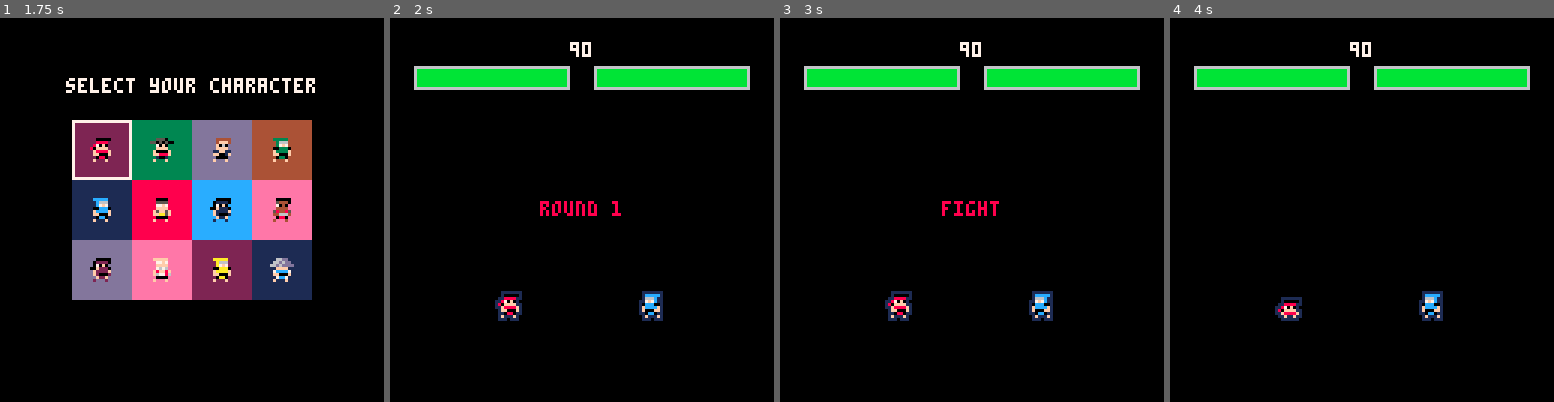
Above: before the commit, frames 1-4 (left to right).
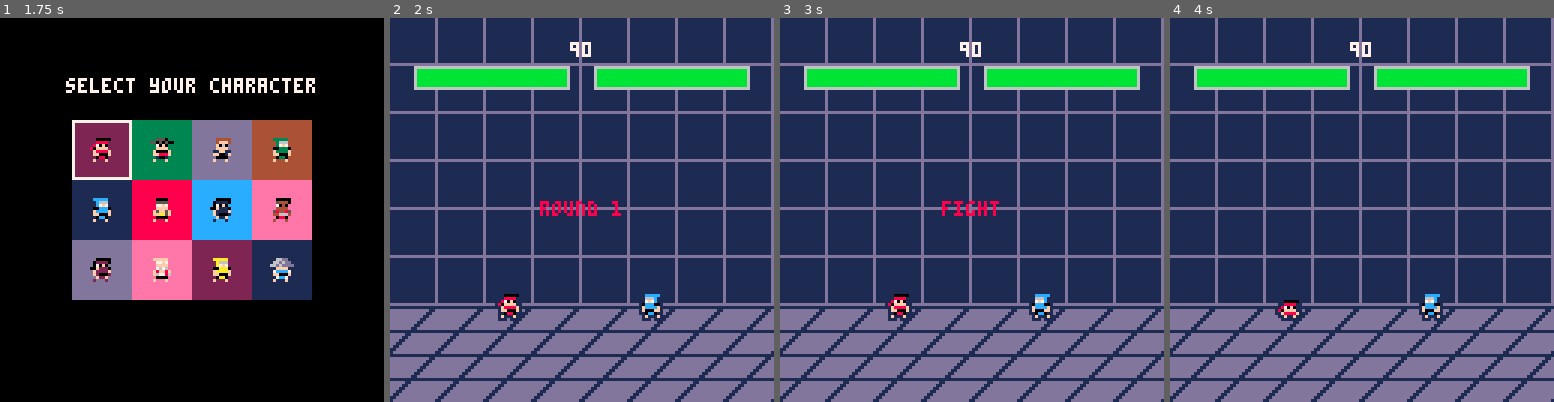
Above: after the commit, the same moments.

Repository: nascimento-cesar/pico-kombat-2
Game: PICO-8 cartridge shaolin-monks/shaolin-monks.p8
Two runs of this game, one before a commit and one after it. Both use one fixed random seed, a clock stepped at 60 frames per second and the inputs below.
Inputs:
- Up to frame 1 (1.75 s): tap X (X key) at 0.33, 1.07 s; tap O (Z key) at 0.7, 1.7 s; hold Right from 1.6 s (still down)
- Up to frame 2 (2 s): keep holding Right; tap X (X key) at 1.85 s
- Up to frame 3 (3 s): release Right at 2.1 s; tap O (Z key) at 2.1, 2.5, 2.9 s; hold Up 2.15-2.42 s; hold Right from 2.47 s (still down); tap X (X key) at 2.97 s
- Up to frame 4 (4 s): release Right at 3.03 s; hold Left 3.08-3.58 s; tap O (Z key) at 3.3, 3.7 s; hold Down 3.63-3.97 s

Frame 1 is identical in both runs. In frame 2, 93% of the frame differs, in the area x 0-100%, y 0-100%; in frame 3, 94%; in frame 4, 94%.

Commit message:
fix(shaolin-monks): fix bugs from todo list

Diff:
--- a/shaolin-monks/core/init.lua
+++ b/shaolin-monks/core/init.lua
@@ -8,7 +8,7 @@
 end
 
 function define_global_constants()
-  action_stack_timeout, backward, forward, frozen_body_pal_m …(261 unchanged characters)… c", "p0c1c2c374c5c6c8c9cacbcdcecfc", 3, 1, 126, 0, 1, 4, 3, 90, 8, 8, 2, 1, 3, 92, 2, 64
+  action_stack_timeout, backward, forward, frozen_body_pal_m …(261 unchanged characters)… c", "p0c1c2c374c5c6c8c9cacbcdcecfc", 3, 0, 127, 0, 1, 4, 3, 90, 8, 8, 2, 1, 3, 92, 2, 64
   ground_actions_map, aerial_actions_map, round_timers = string_to_hash("⬅️,➡️,⬆️,⬇️,➡️⬆️,⬅️⬆️,➡️⬇️,⬅️⬇️,🅾️,⬇️🅾️,❎,⬅️❎, …(239 unchanged characters)…
 end
 
@@ -29,7 +29,7 @@
 end
 
 function define_actions(attr_list)
-  local actions, attr_list, attr_keys = {}, split(attr_list  …(1448 unchanged characters)… f,f,f,f,t,f,f,f,f,t,f;sweep,n,18,10,5,2,attack,n,swept,n,#$4/1/0/1|$25/2/0/1|$26/3/-1/ …(980 unchanged characters)…
+  local actions, attr_list, attr_keys = {}, split(attr_list  …(1448 unchanged characters)… f,f,f,f,t,f,f,f,f,t,f;sweep,n,18,10,5,2,sweep,n,swept,n,#$4/1/0/1|$25/2/0/1|$26/3/-1/ …(980 unchanged characters)…
 
   for i, attrs in ipairs(attr_list) do
     attrs = split(attrs)
--- a/shaolin-monks/shaolin-monks.p8
+++ b/shaolin-monks/shaolin-monks.p8
@@ -281,121 +281,121 @@
 
 
 __map__
-0000000000000000000000000000000000000000000000000000000000000000000000000000000000000000000000000000000000000000000000000000000000000000000000000000000000000000000000000000000000000000000000000000000000000000000000000000000000000000000000000000000000000000
-0000000000000000000000000000000000000000000000000000000000000000000000000000000000000000000000000000000000000000000000000000000000000000000000000000000000000000000000000000000000000000000000000000000000000000000000000000000000000000000000000000000000000000
-00000000000000000000000000000000ebebebebebebebebebebebebebebebeb000000000000000000000000000000000000000000000000000000000000000000000000000000000000000000000000000000000000000000000000000000000000000000000000000000000000000000000000000000000000000000000000
-00000000000000000000000000000000fbfbfbfbfbfbfbfbfbfbfbfbfbfbfbfb000000000000000000000000000000000000000000000000000000000000000000000000000000000000000000000000000000000000000000000000000000000000000000000000000000000000000000000000000000000000000000000000
-00000000000000000000000000000000fbfbfbfbfbfbfbfbfbfbfbfbfbfbfbfb000000000000000000000000000000000000000000000000000000000000000000000000000000000000000000000000000000000000000000000000000000000000000000000000000000000000000000000000000000000000000000000000
-00000000000000000000000000000000fbfbe9eafbfbfbfbfbfbfbfbfbfbfbfb000000000000000000000000000000000000000000000000000000000000000000000000000000000000000000000000000000000000000000000000000000000000000000000000000000000000000000000000000000000000000000000000
-00000000000000000000000000000000fbfbf9fafbfbfbfbfbfbfbfbfbfbfbfb000000000000000000000000000000000000000000000000000000000000000000000000000000000000000000000000000000000000000000000000000000000000000000000000000000000000000000000000000000000000000000000000
-00000000000000000000000000000000fbfbfbfbfbfbfbfbfbfbfbfbfbfbfbfb000000000000000000000000000000000000000000000000000000000000000000000000000000000000000000000000000000000000000000000000000000000000000000000000000000000000000000000000000000000000000000000000
-00000000000000000000000000000000fbfbfbe1e2fbf1e1e2fbfbe1e2fbfbfb000000000000000000000000000000000000000000000000000000000000000000000000000000000000000000000000000000000000000000000000000000000000000000000000000000000000000000000000000000000000000000000000
-00000000000000000000000000000000eeeeeeecedeeeeecedeeeeecedeeeeee000000000000000000000000000000000000000000000000000000000000000000000000000000000000000000000000000000000000000000000000000000000000000000000000000000000000000000000000000000000000000000000000
-00000000000000000000000000000000fbfbfbfcfdfbfbfcfdfbfbfcfdfbfbfb000000000000000000000000000000000000000000000000000000000000000000000000000000000000000000000000000000000000000000000000000000000000000000000000000000000000000000000000000000000000000000000000
-00000000000000000000000000000000fbfbfbfcfdfbfbfcfdfbfbfcfdfbfbfb000000000000000000000000000000000000000000000000000000000000000000000000000000000000000000000000000000000000000000000000000000000000000000000000000000000000000000000000000000000000000000000000
-00000000000000000000000000000000efefefefefefefefefefefefefefefef000000000000000000000000000000000000000000000000000000000000000000000000000000000000000000000000000000000000000000000000000000000000000000000000000000000000000000000000000000000000000000000000
-00000000000000000000000000000000fbfbfbfbfbfbfbfbfbfbfbfbfbfbfbfb000000000000000000000000000000000000000000000000000000000000000000000000000000000000000000000000000000000000000000000000000000000000000000000000000000000000000000000000000000000000000000000000
-00000000000000000000000000000000fbfbfbfbfbfbfbfbfbfbfbfbfbfbfbfb000000000000000000000000000000000000000000000000000000000000000000000000000000000000000000000000000000000000000000000000000000000000000000000000000000000000000000000000000000000000000000000000
-00000000000000000000000000000000fbfbfbfbfbfbfbfbfbfbfbfbfbfbfbfb000000000000000000000000000000000000000000000000000000000000000000000000000000000000000000000000000000000000000000000000000000000000000000000000000000000000000000000000000000000000000000000000
-…(102 lines of a section not shown)…
+c2c3c2c3c2c3c2c3c2c3c2c3c2c3c2c300000000000000000000000000000000000000000000000000000000000000000000000000000000000000000000000000000000000000000000000000000000000000000000000000000000000000000000000000000000000000000000000000000000000000000000000000000000
+d2d3d2d3d2d3d2d3d2d3d2d3d2d3d2d300000000000000000000000000000000000000000000000000000000000000000000000000000000000000000000000000000000000000000000000000000000000000000000000000000000000000000000000000000000000000000000000000000000000000000000000000000000
+c2c3c2c3c2c3c2c3c2c3c2c3c2c3c2c3ebebebebebebebebebebebebebebebeb000000000000000000000000000000000000000000000000000000000000000000000000000000000000000000000000000000000000000000000000000000000000000000000000000000000000000000000000000000000000000000000000
+d2d3d2d3d2d3d2d3d2d3d2d3d2d3d2d3fbfbfbfbfbfbfbfbfbfbfbfbfbfbfbfb000000000000000000000000000000000000000000000000000000000000000000000000000000000000000000000000000000000000000000000000000000000000000000000000000000000000000000000000000000000000000000000000
+c2c3c2c3c2c3c2c3c2c3c2c3c2c3c2c3fbfbfbfbfbfbfbfbfbfbfbfbfbfbfbfb000000000000000000000000000000000000000000000000000000000000000000000000000000000000000000000000000000000000000000000000000000000000000000000000000000000000000000000000000000000000000000000000
+d2d3d2d3d2d3d2d3d2d3d2d3d2d3d2d3fbfbe9eafbfbfbfbfbfbfbfbfbfbfbfb000000000000000000000000000000000000000000000000000000000000000000000000000000000000000000000000000000000000000000000000000000000000000000000000000000000000000000000000000000000000000000000000
+c2c3c2c3c2c3c2c3c2c3c2c3c2c3c2c3fbfbf9fafbfbfbfbfbfbfbfbfbfbfbfb000000000000000000000000000000000000000000000000000000000000000000000000000000000000000000000000000000000000000000000000000000000000000000000000000000000000000000000000000000000000000000000000
+d2d3d2d3d2d3d2d3d2d3d2d3d2d3d2d3fbfbfbfbfbfbfbfbfbfbfbfbfbfbfbfb000000000000000000000000000000000000000000000000000000000000000000000000000000000000000000000000000000000000000000000000000000000000000000000000000000000000000000000000000000000000000000000000
+c2c3c2c3c2c3c2c3c2c3c2c3c2c3c2c3fbfbfbe1e2fbf1e1e2fbfbe1e2fbfbfb000000000000000000000000000000000000000000000000000000000000000000000000000000000000000000000000000000000000000000000000000000000000000000000000000000000000000000000000000000000000000000000000
+d2d3d2d3d2d3d2d3d2d3d2d3d2d3d2d3eeeeeeecedeeeeecedeeeeecedeeeeee000000000000000000000000000000000000000000000000000000000000000000000000000000000000000000000000000000000000000000000000000000000000000000000000000000000000000000000000000000000000000000000000
+c2c3c2c3c2c3c2c3c2c3c2c3c2c3c2c3fbfbfbfcfdfbfbfcfdfbfbfcfdfbfbfb000000000000000000000000000000000000000000000000000000000000000000000000000000000000000000000000000000000000000000000000000000000000000000000000000000000000000000000000000000000000000000000000
+d2d3d2d3d2d3d2d3d2d3d2d3d2d3d2d3fbfbfbfcfdfbfbfcfdfbfbfcfdfbfbfb000000000000000000000000000000000000000000000000000000000000000000000000000000000000000000000000000000000000000000000000000000000000000000000000000000000000000000000000000000000000000000000000
+c4c5c4c5c4c5c4c5c4c5c4c5c4c5c4c5efefefefefefefefefefefefefefefef000000000000000000000000000000000000000000000000000000000000000000000000000000000000000000000000000000000000000000000000000000000000000000000000000000000000000000000000000000000000000000000000
+c5c4c5c4c5c4c5c4c5c4c5c4c5c4c5c4fbfbfbfbfbfbfbfbfbfbfbfbfbfbfbfb000000000000000000000000000000000000000000000000000000000000000000000000000000000000000000000000000000000000000000000000000000000000000000000000000000000000000000000000000000000000000000000000
+c4c5c4c5c4c5c4c5c4c5c4c5c4c5c4c5fbfbfbfbfbfbfbfbfbfbfbfbfbfbfbfb000000000000000000000000000000000000000000000000000000000000000000000000000000000000000000000000000000000000000000000000000000000000000000000000000000000000000000000000000000000000000000000000
+c5c4c5c4c5c4c5c4c5c4c5c4c5c4c5c4fbfbfbfbfbfbfbfbfbfbfbfbfbfbfbfb000000000000000000000000000000000000000000000000000000000000000000000000000000000000000000000000000000000000000000000000000000000000000000000000000000000000000000000000000000000000000000000000
+…(102 lines of a section not shown)…
--- a/shaolin-monks/shared/update.lua
+++ b/shaolin-monks/shared/update.lua
@@ -44,12 +44,12 @@
   return p.st_timers[st] > 0
 end
 
-function is_limit_left(x, tollerance)
-  return x <= map_min_x - (tollerance or 0)
+function is_limit_left(x, tolerance)
+  return x <= map_min_x - (tolerance or 0)
 end
 
-function is_limit_right(x, tollerance)
-  return x + sprite_w > map_max_x + (tollerance or 0)
+function is_limit_right(x, tolerance)
+  return x + sprite_w > map_max_x + (tolerance or 0)
 end
 
 function is_p1_ahead_p2()
--- a/shaolin-monks/update/character_selection.lua
+++ b/shaolin-monks/update/character_selection.lua
@@ -9,6 +9,10 @@
 end
 
 function handle_cursor_movement(p, p_id, vs)
+  if temp.characters_selected then
+    return
+  end
+
   local new_char, is_vs_selected = p.highlighted_char, vs.has_joined and vs.temp_character
   local move_cursor = function(i)
     new_char += i
--- a/shaolin-monks/update/gameplay/actions.lua
+++ b/shaolin-monks/update/gameplay/actions.lua
@@ -52,7 +52,7 @@
 end
 
 function handle_action(p)
-  local handler = p.ca.handler
+  local handler, vs = p.ca.handler, get_vs(p)
 
   if handler == "attack" then
     attack(p)
@@ -74,6 +74,10 @@
     p.cap.direction = backward
     p.cap.is_thrown_lower = true
     aerial_action(p)
+  elseif handler == "sweep" then
+    if not vs.ca.is_aerial then
+      attack(p)
+    end
   elseif handler == "swept" then
     if is_timer_active(p.cap, "reaction_timer", p.ca.fps) then
       move_x(p, -walk_speed)
--- a/shaolin-monks/update/gameplay/combat.lua
+++ b/shaolin-monks/update/gameplay/combat.lua
@@ -78,7 +78,7 @@
 
 function has_collision(a_x, a_y, t_x, t_y, type, a_w, a_h, t_w, t_h)
   local a_w, a_h, t_w, t_h = a_w or sprite_w, a_h or sprite_h, t_w or sprite_w, t_h or sprite_h
-  local has_r_col, has_l_col, has_u_col, has_d_col = a_x + a_w > t_x and a_x < t_x, a_x < t_x + t_w and a_x > t_x, t_y + t_h > a_y and t_y <= a_y, a_y + a_h > t_y and t_y >= a_y
+  local has_r_col, has_l_col, has_u_col, has_d_col = a_x + a_w > t_x and a_x <= t_x, a_x < t_x + t_w and a_x >= t_x, t_y + t_h > a_y and t_y <= a_y, a_y + a_h > t_y and t_y >= a_y
 
   if type == "left" then
     return has_l_col and (has_u_col or has_d_col)
--- a/shaolin-monks/update/gameplay/core.lua
+++ b/shaolin-monks/update/gameplay/core.lua
@@ -36,7 +36,6 @@
   update_player(p1)
   update_player(p2)
   fix_players_orientation()
-  fix_players_placement()
 end
 
 function build_particle_set(p, color, count, x, y, max_lifespan, radius)
--- a/shaolin-monks/update/gameplay/movement.lua
+++ b/shaolin-monks/update/gameplay/movement.lua
@@ -5,60 +5,35 @@
   end
 end
 
-function fix_players_placement()
-  if not p1.ca.is_aerial and not p2.ca.is_aerial then
-    if p1.x < sprite_w and p2.x < sprite_w then
-      if p1.facing == forward then
-        p1.x = map_min_x
-        p2.x = sprite_w
-      else
-        p1.x = sprite_w
-        p2.x = map_min_x
-      end
-    end
-
-    if p1.x + sprite_w > map_max_x - sprite_w + 2 and p2.x + sprite_w > map_max_x - sprite_w + 2 then
-      if p1.facing == forward then
-        p1.x = map_max_x - (sprite_w - 1) * 2
-        p2.x = map_max_x - (sprite_w - 1)
-      else
-        p1.x = map_max_x - (sprite_w - 1)
-        p2.x = map_max_x - (sprite_w - 1) * 2
-      end
-    end
-  end
-end
-
 function move_x(p, x_increment, direction)
-  local vs = get_vs(p)
-  local direction = direction or p.facing
+  local vs, direction = get_vs(p), direction or p.facing
   local new_p_x = p.x + x_increment * direction
   local has_l_col, has_r_col = has_collision(new_p_x, p.y, vs.x, vs.y, "left"), has_collision(new_p_x, p.y, vs.x, vs.y, "right")
 
   if is_limit_left(new_p_x) then
-    p.x = map_min_x
+    if is_limit_left(vs.x) then
+      p.x = vs.x + sprite_w
+    else
+      p.x = map_min_x
+
+      if has_r_col then
+        vs.x = p.x + sprite_w
+      end
+    end
   elseif is_limit_right(new_p_x) then
-    p.x = map_max_x - sprite_w + 1
-  elseif has_l_col then
-    local vs_x_increment = new_p_x - vs.x - sprite_w + 1
+    if is_limit_right(vs.x) then
+      p.x = vs.x - sprite_w
+    else
+      p.x = map_max_x - sprite_w + 1
 
-    if not is_limit_left(vs.x + vs_x_increment + 1) then
-      if not vs.ca.is_aerial then
-        move_x(vs, vs_x_increment)
+      if has_l_col then
+        vs.x = p.x - sprite_w
       end
-
-      p.x = new_p_x
     end
-  elseif has_r_col then
-    local vs_x_increment = vs.x - new_p_x - sprite_w + 1
-
-    if not is_limit_right(vs.x - vs_x_increment - 1) then
-      if not vs.ca.is_aerial then
-        move_x(vs, vs_x_increment)
-      end
-
-      p.x = new_p_x
-    end
+  elseif has_l_col and not p.is_x_shifted then
+    p.x = vs.x + sprite_w
+  elseif has_r_col and not p.is_x_shifted then
+    p.x = vs.x - sprite_w
   else
     p.x = new_p_x
   end
@@ -76,8 +51,8 @@
 
 function shift_player_x(p, shift_direction)
   if shift_direction and not p.is_x_shifted then
+    p.is_x_shifted = shift_direction
     move_x(p, x_shift * shift_direction)
-    p.is_x_shifted = shift_direction
   elseif not shift_direction and p.is_x_shifted then
     move_x(p, x_shift * -p.is_x_shifted)
     p.is_x_shifted = false
Not shown, changed: 24 lines of the sprite sheet (__gfx__) section of shaolin-monks/shaolin-monks.p8
Not shown, changed: the sound effects (__sfx__) section of shaolin-monks/shaolin-monks.p8
Not shown, changed: shaolin-monks/readme.md
